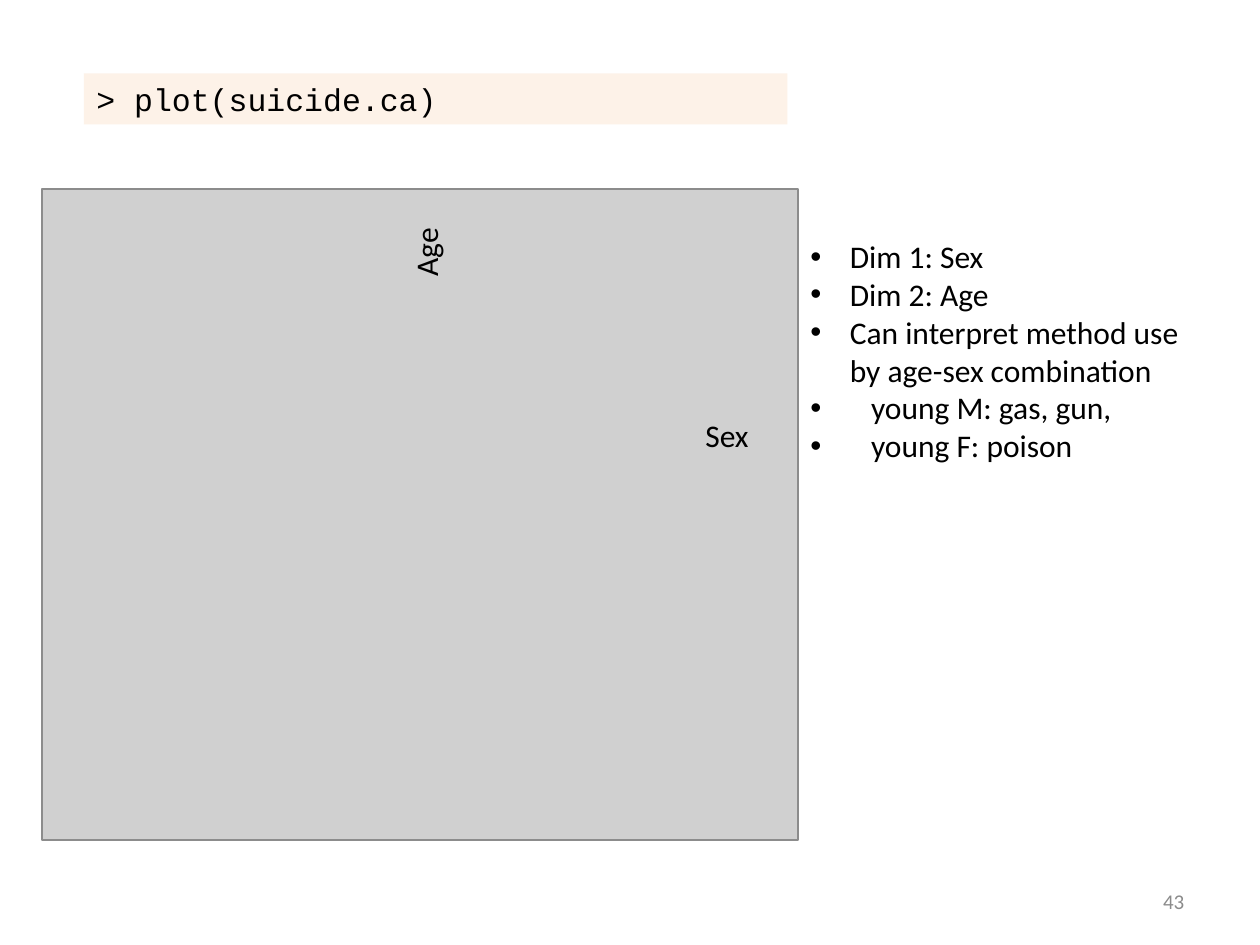
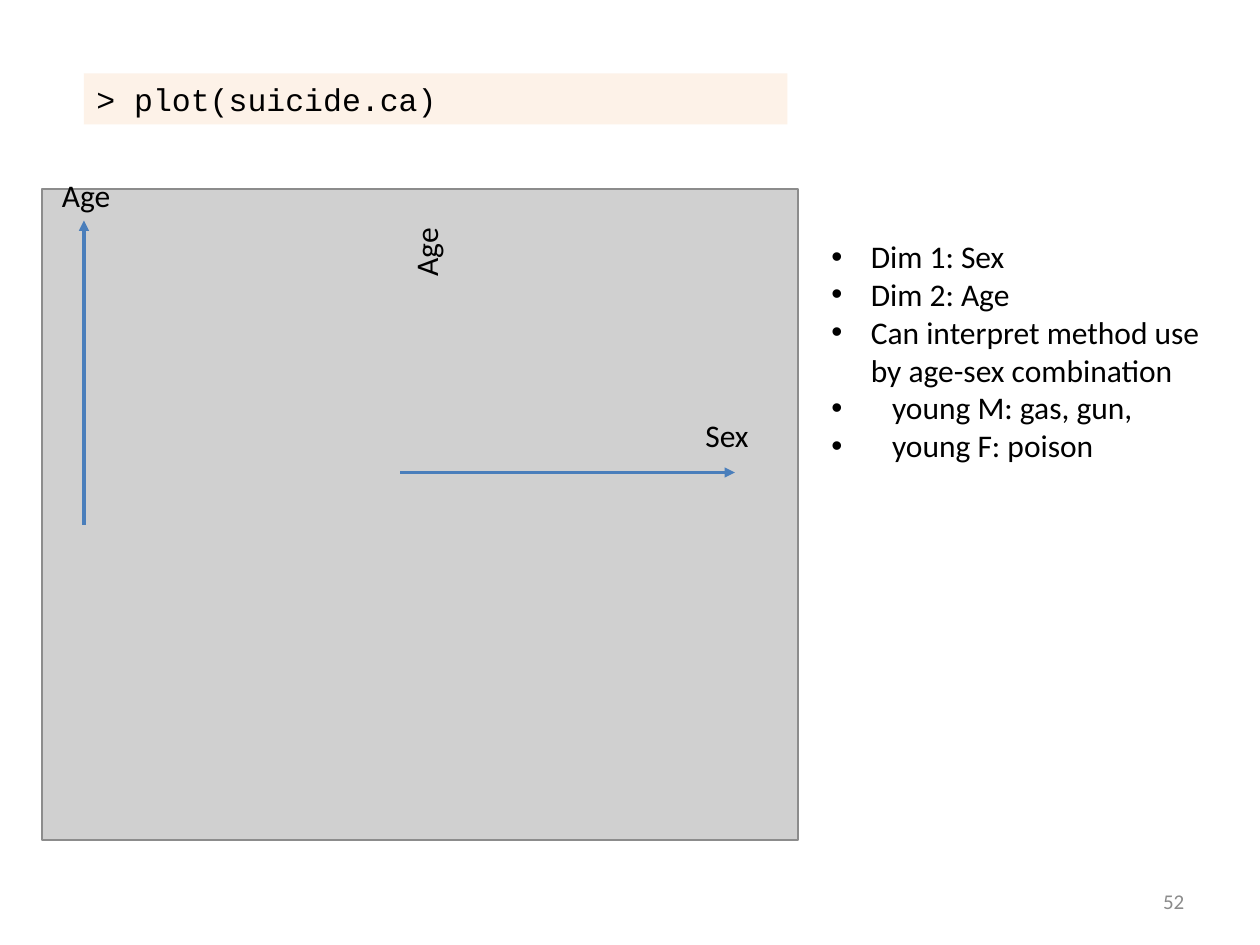
Before and after one commit to friendly/psy6136, a slide deck: slide 52 of docs/lectures/05-Corresp.pptx (slide 43 before the commit). Drawn at 1260x945 pixels with LibreOffice and Linux fonts; fonts in the diff are those of the drawing; grey boxes stand for pictures. Boxes give left, top, right and bottom in pixels: in the first picture for what was removed or moved away, otherwise in the second. Text is boxed around its words. In the diff, an @@ line names an element or a change of style, - is before the commit and + after.

```diff
--- a/docs/lectures/05-Corresp.pptx
+++ b/docs/lectures/05-Corresp.pptx
@@ text added at <box>62,180,110,213</box>, 18 pt, text #000000 @@
+Age
@@ arrow added from (84, 525) to (84, 220), #4B7EBC 1.75 pt @@
@@ text "Dim 1: Sex": place and size @@
-text "Dim 1: Sex" at <box>850,246,1178,463</box>
+text "Dim 1: Sex" at <box>871,246,1199,463</box>
@@ arrow added from (401, 472) to (735, 472), #4B7EBC 1.75 pt @@
@@ page number at <box>1163,895,1184,909</box>: text changed @@
-43
+52
```
Also in this commit, not shown: 10 other slides changed, 9 slides added, 11 other files.
